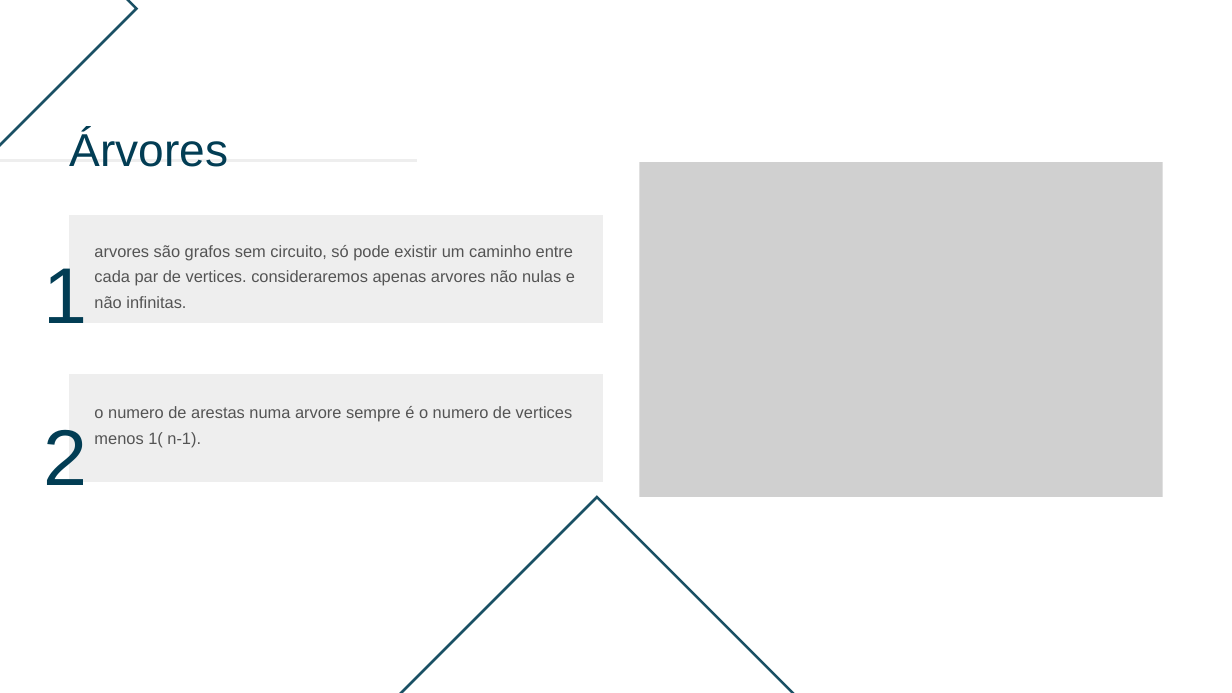
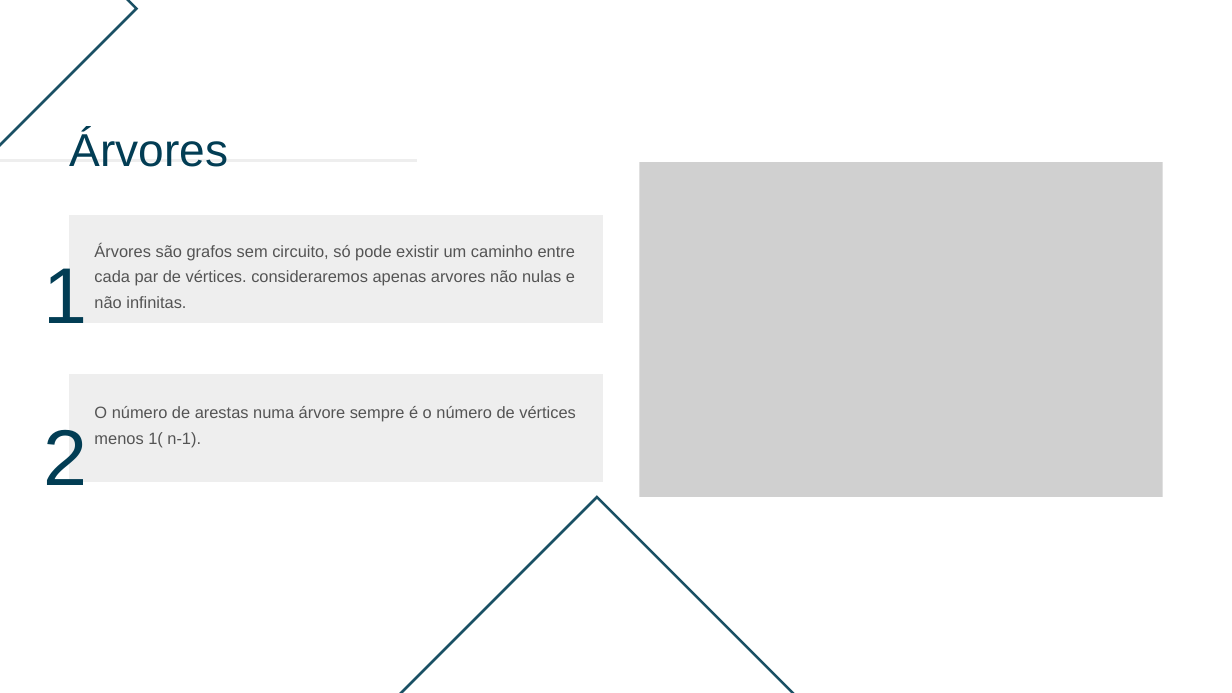
Before and after one commit to MathNicolas/AplicacaoGrafos, a slide deck: slide 7 of docs/Grafos e Árvores Apresentação.pptx. Drawn at 1232x693 pixels with LibreOffice and Linux fonts; fonts in the diff are those of the drawing; grey boxes stand for pictures. Boxes give left, top, right and bottom in pixels: in the first picture for what was removed or moved away, otherwise in the second. Text is boxed around its words. In the diff, an @@ line names an element or a change of style, - is before the commit and + after.

```diff
--- a/docs/Grafos e Árvores Apresentação.pptx
+++ b/docs/Grafos e Árvores Apresentação.pptx
@@ text at [94, 243, 575, 308]: text changed @@
-arvores são grafos sem circuito, só pode existir um caminho entre cada par de vertices. consideraremos apenas arvores não nulas e não infinitas.
+Árvores são grafos sem circuito, só pode existir um caminho entre cada par de vértices. consideraremos apenas arvores não nulas e não infinitas.
@@ text at [94, 406, 576, 448]: text changed @@
-o numero de arestas numa arvore sempre é o numero de vertices menos 1( n-1).
+O número de arestas numa árvore sempre é o número de vértices menos 1( n-1).
```
Also in this commit, not shown: 8 other slides changed, 1 other file.
